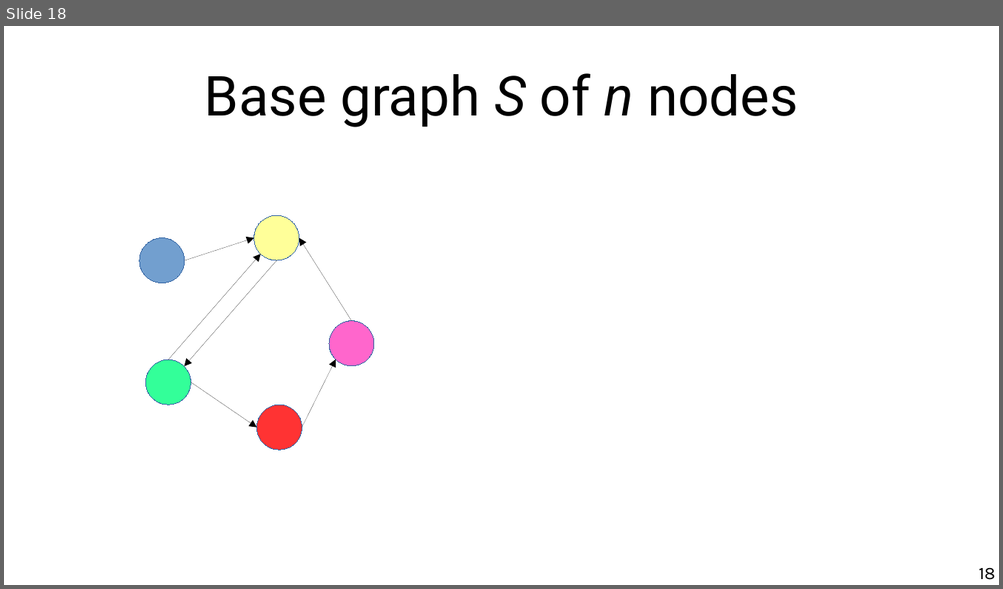
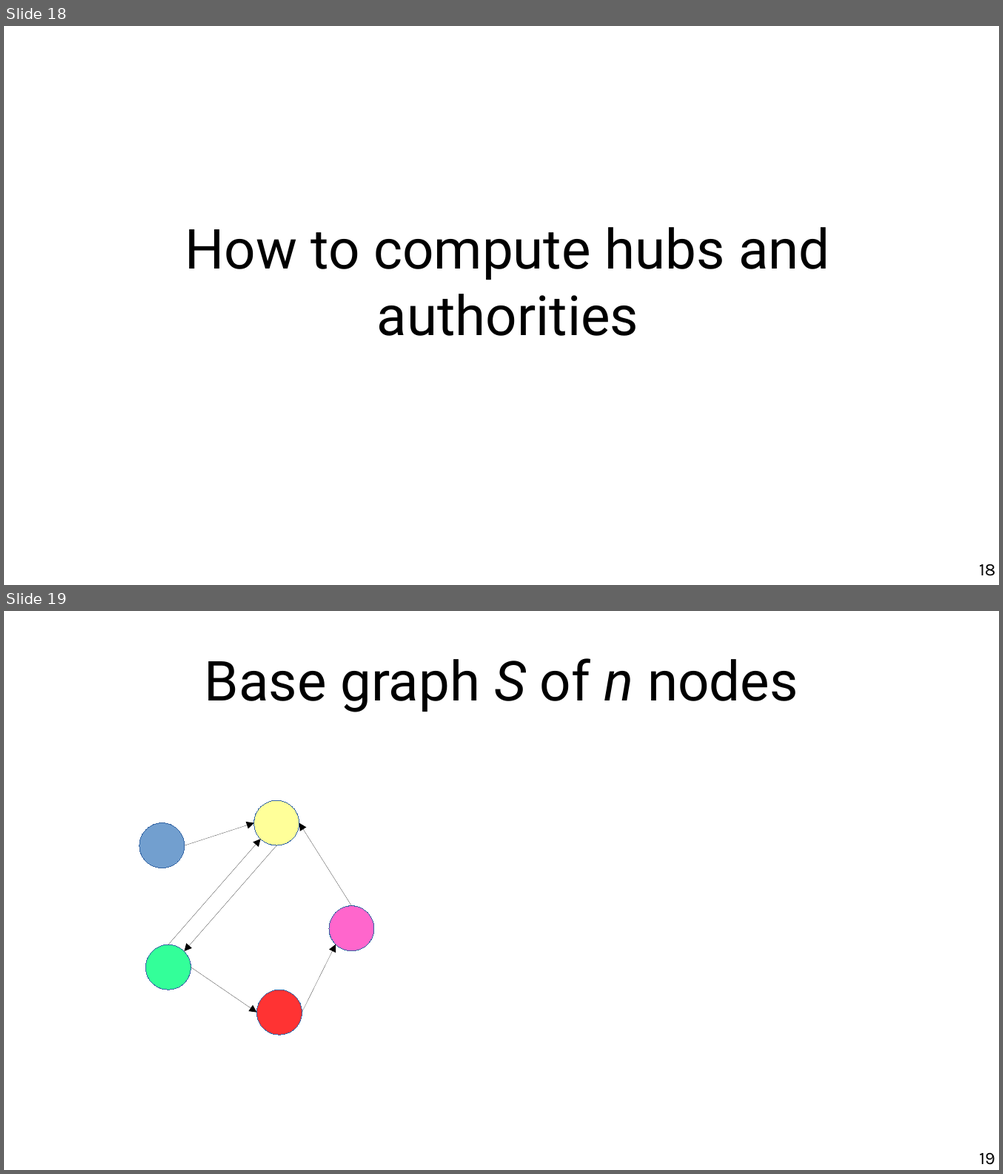
Before and after one commit to chatox/networks-science-course, a slide deck: theory/odp/tt08-hubs_authorities.odp. Shown one above the other, each under a label of ours: slide 18 before the commit, slides 18 and 19 after it. The pictures are 1003x589 and 1003x1174 pixels, drawn with LibreOffice and Linux fonts; fonts in the diff are those of the drawing. Boxes give left, top, right and bottom in pixels: in the first picture for what was removed or moved away, otherwise in the second. Text is boxed around its words. In the diff, an @@ line names an element or a change of style, - is before the commit and + after.

```diff
--- a/theory/odp/tt08-hubs_authorities.odp
+++ b/theory/odp/tt08-hubs_authorities.odp
@@ slide 18 added at (4,26,999,585), background #FFFFFF @@
@@ title added at (185,227,830,336), 44 pt, text #000000 @@
+How to compute hubs and authorities
@@ page number added at (979,565,995,577), 14 pt, text #000000 @@
+18
@@ what was slide 18 is now slide 19 @@
@@ page number at (979,1153,995,1165): text changed @@
-18
+19
```
Also in this commit, not shown: 4 slides changed, 2 other slides added, 3 other files.
